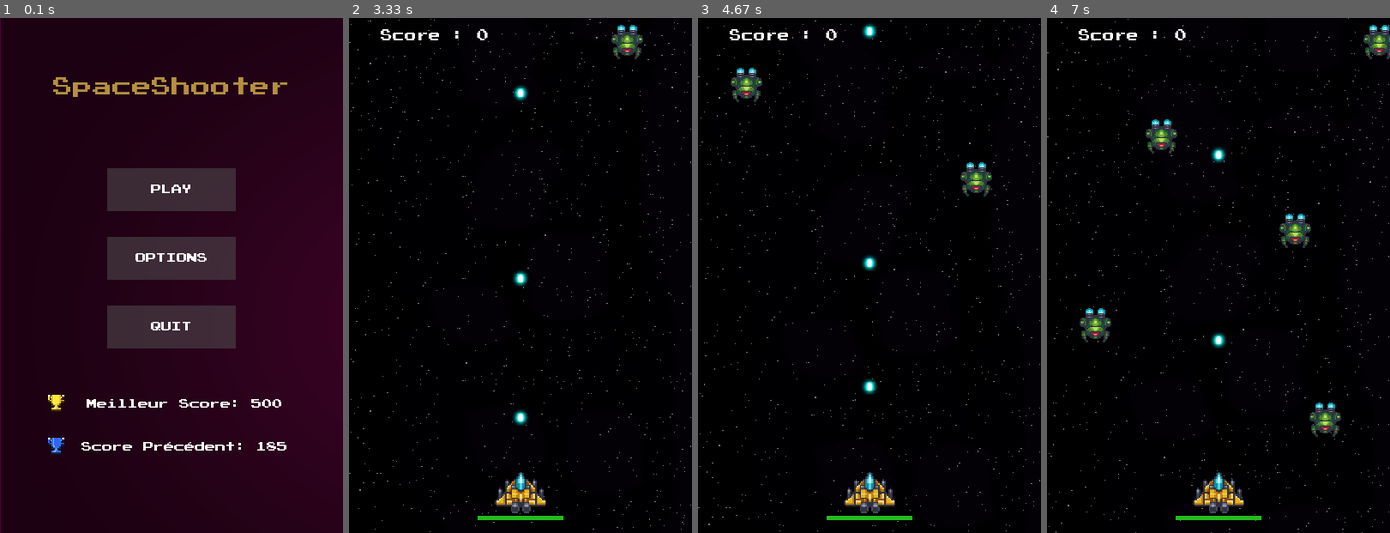
Above: before the commit, frames 1-4 (left to right).
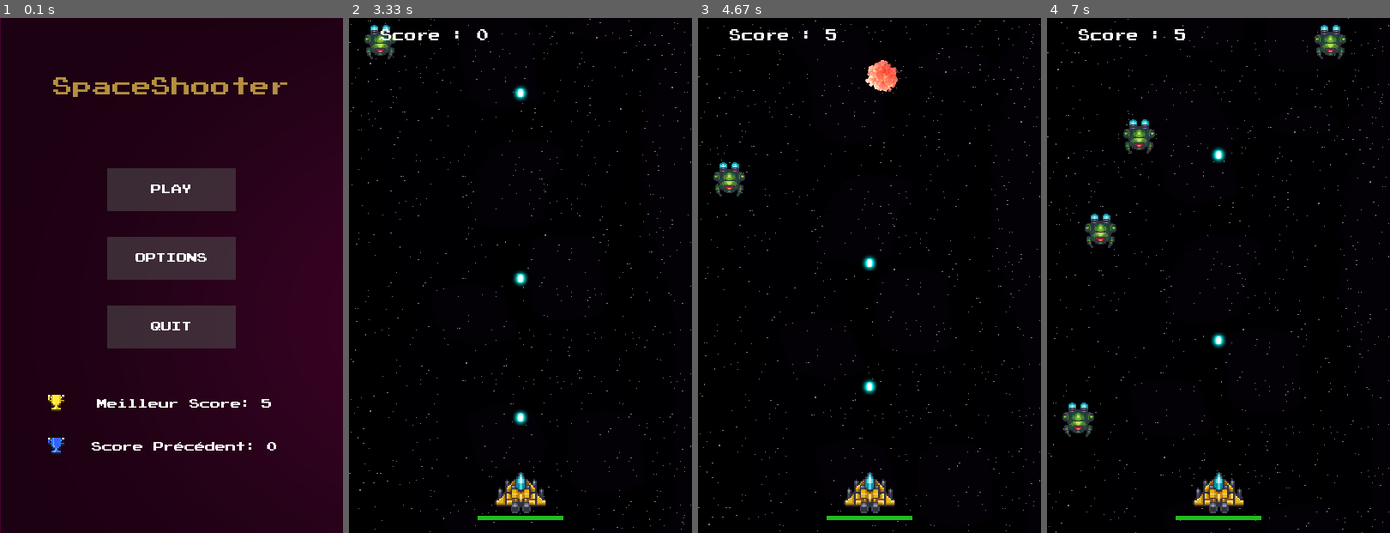
Above: after the commit, the same moments.

Repository: Fabien-crypto/SpaceShooter
Game: pygame game, started from main.py
Same seed, same stepped clock (60 frames per second), same inputs: the game is played once before the commit and once after it.
Inputs (mouse positions are in pixels of both pictures, inside the frame that each line leads up to):
- Up to frame 1 (0.1 s): no input
- Up to frame 2 (3.33 s): click "PLAY" at 0.88 s; hold Esc 1.17-1.63 s; move the mouse to (630, 260) at 1.2 s; click "Menu" at 1.72 s; click "PLAY" at 2.22 s; tap Space at 2.5, 2.9, 3.2 s
- Up to frame 3 (4.67 s): tap Space at 3.4, 3.7, 3.9, 4.2, 4.47 s
- Up to frame 4 (7 s): tap Space at 4.8, 5.1, 5.63, 5.93, 6.3, 6.7 s

The runs differ from the first frame. In frame 1, 0.8% of the frame differs, in the area x 23-84%, y 74-84%; in frame 2, 0.8%; in frame 3, 1.8%; in frame 4, 3.6%, in the area x 4-100%, y 1-82%.

Commit message:
réglage bug option pause

Diff:
--- a/main.py
+++ b/main.py
@@ -104,7 +104,9 @@
                     if menu == "menu":
                         main_menu()
                     else:
-                        jeu()
+                        screen.blit(background, (0, 0))
+                        return 0
+
                 if OPTIONS_PLUS.checkForInput(OPTIONS_MOUSE_POS):
                     if volume<0.5 and position <300:
                         volume += 0.05
@@ -121,7 +123,7 @@
 
 
 def paused() :
-    while pause:
+    while True:
         pygame.init()
         mixer.init()
         mixer.music.pause()
@@ -148,16 +150,15 @@
                     return 0
                 if OPTIONS_BUTTON.checkForInput(OPTIONS_MOUSE_POS):
                     options("jeu")
+                    pygame.display.update()
                 if QUIT_BUTTON.checkForInput(OPTIONS_MOUSE_POS):
-                    game = Game()
-                    save(scoretest)
+                    save(score)
                     mixer.music.unpause()
                     main_menu()
 
 
 def main_menu():
     while True:
-
         BG = pygame.image.load("assets/menu/Background.png")
         best_score = pygame.image.load('assets/icon/best_score.png')
         best_score = pygame.transform.scale(best_score,(20,20))
@@ -207,7 +208,7 @@
 
 
 def jeu():
-    global scoretest
+    global score
     #Musique de fond#
     mixer.init()
     mixer.music.load('sounds/10 Drummed vaus.mp3')
@@ -221,6 +222,7 @@
     pygame.display.set_caption("SpaceShoot")
 
     #background#
+    global background
     background = pygame.image.load('assets/fond/frameBackground.png')
     background = pygame.transform.scale(background,(400,600))
     y_background = 0
@@ -241,6 +243,7 @@
             screen.blit(background, (0, y_background))
         #Appliquer image de notre joueur#
         screen.blit(game.player.image, game.player.rect)
+
         clock.tick(60)
 
         #Appliquer l'ensemble de mon grp de projectiles en les dessinant#
@@ -293,15 +296,13 @@
         for event in pygame.event.get():
             if event.type == pygame.QUIT :
                 running = False
-                scoretest = game.player.score
-                save(scoretest)
+                score = game.player.score
+                save(score)
                 pygame.quit()
             if event.type == pygame.KEYDOWN :
                 game.pressed[event.key]=True
                 if event.key==pygame.K_ESCAPE:
-                    global pause
-                    scoretest = game.player.score
-                    pause = True
+                    score = game.player.score
                     paused()
             elif event.type == pygame.KEYUP :
                 game.pressed[event.key] = False
--- a/scores.txt
+++ b/scores.txt
@@ -1,2 +1,2 @@
-500
-185
+5
+0
